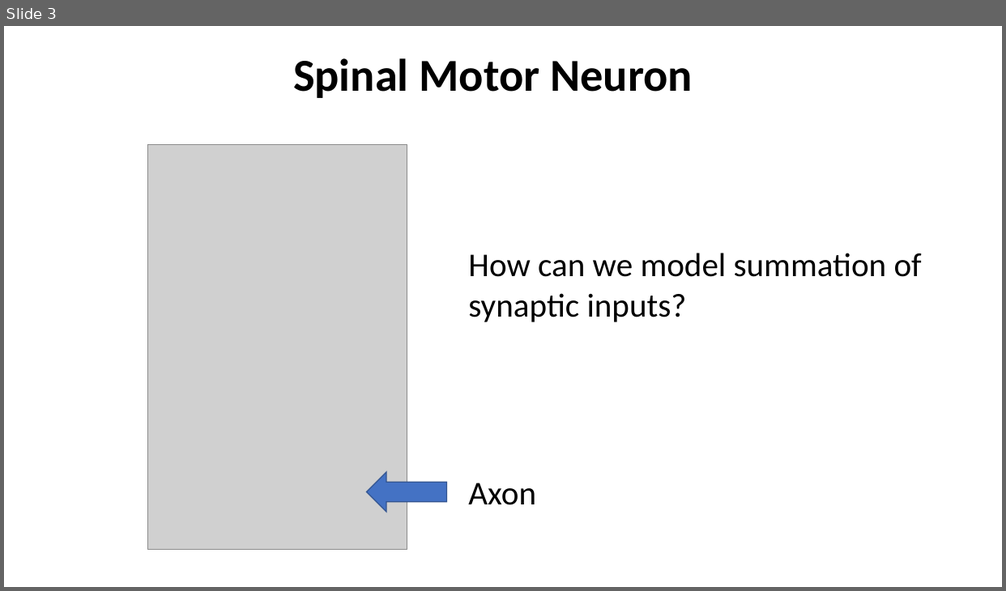
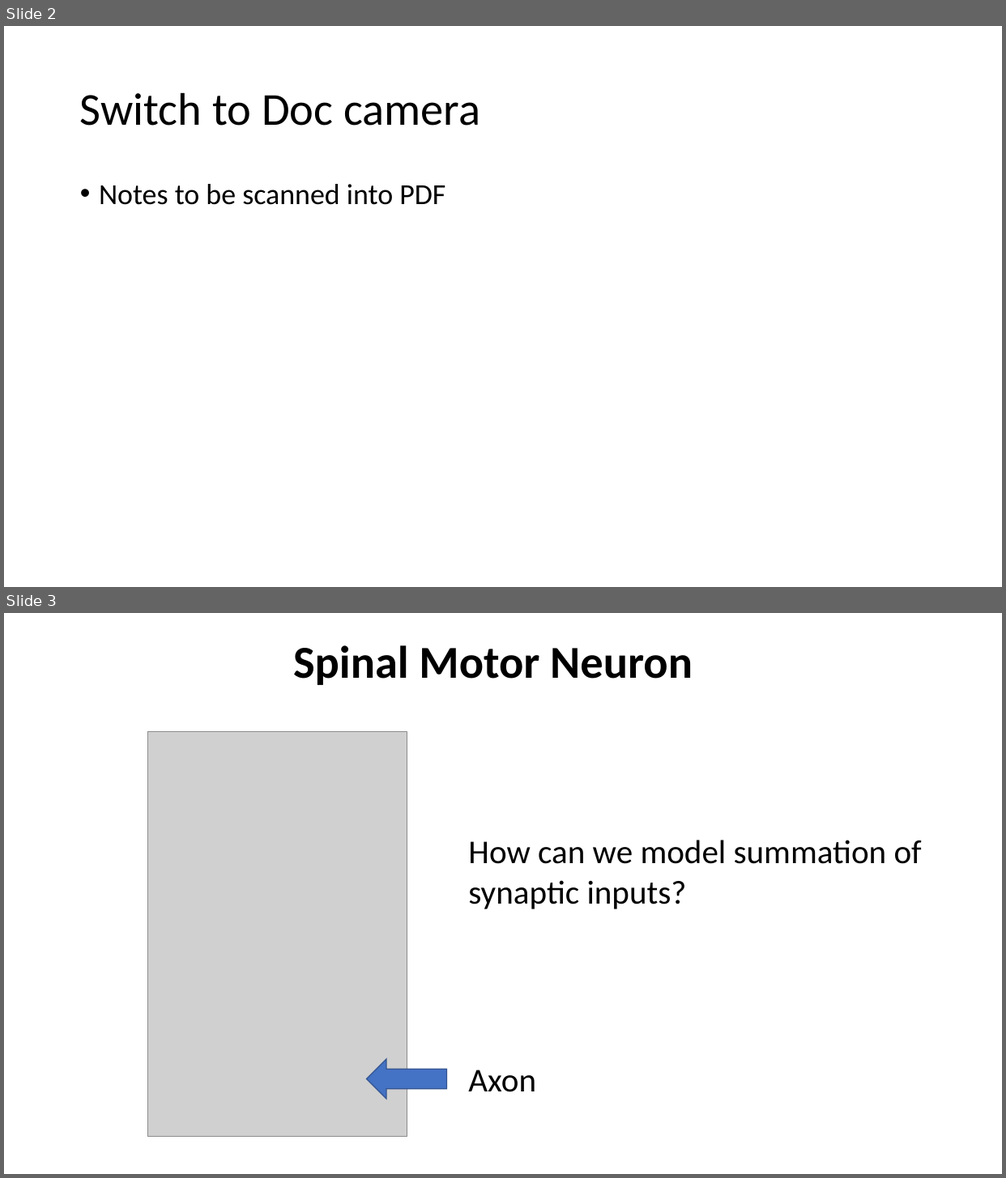
Before and after one commit to maciverlab/BME_neuroscience, a slide deck: lecture_slides_pdfs/06.pptx. Shown one above the other, each under a label of ours: slide 3 before the commit, slides 2 and 3 after it. The pictures are 1006x591 and 1006x1178 pixels, drawn with LibreOffice and Linux fonts; fonts in the diff are those of the drawing; grey boxes stand for pictures. Boxes give left, top, right and bottom in pixels: in the first picture for what was removed or moved away, otherwise in the second. Text is boxed around its words. In the diff, an @@ line names an element or a change of style, - is before the commit and + after.

```diff
--- a/lecture_slides_pdfs/06.pptx
+++ b/lecture_slides_pdfs/06.pptx
@@ slide 2 added at (x1=4, y1=26, x2=1002, y2=587), background #FFFFFF @@
@@ title added at (x1=80, y1=92, x2=480, y2=126), 44 pt, text #000000 @@
+Switch to Doc camera
@@ text added at (x1=99, y1=184, x2=445, y2=205), 28 pt, text #000000 @@
+• Notes to be scanned into PDF
```
Also in this commit, not shown: 1 slide changed, 1 slide removed, 1 other file.
